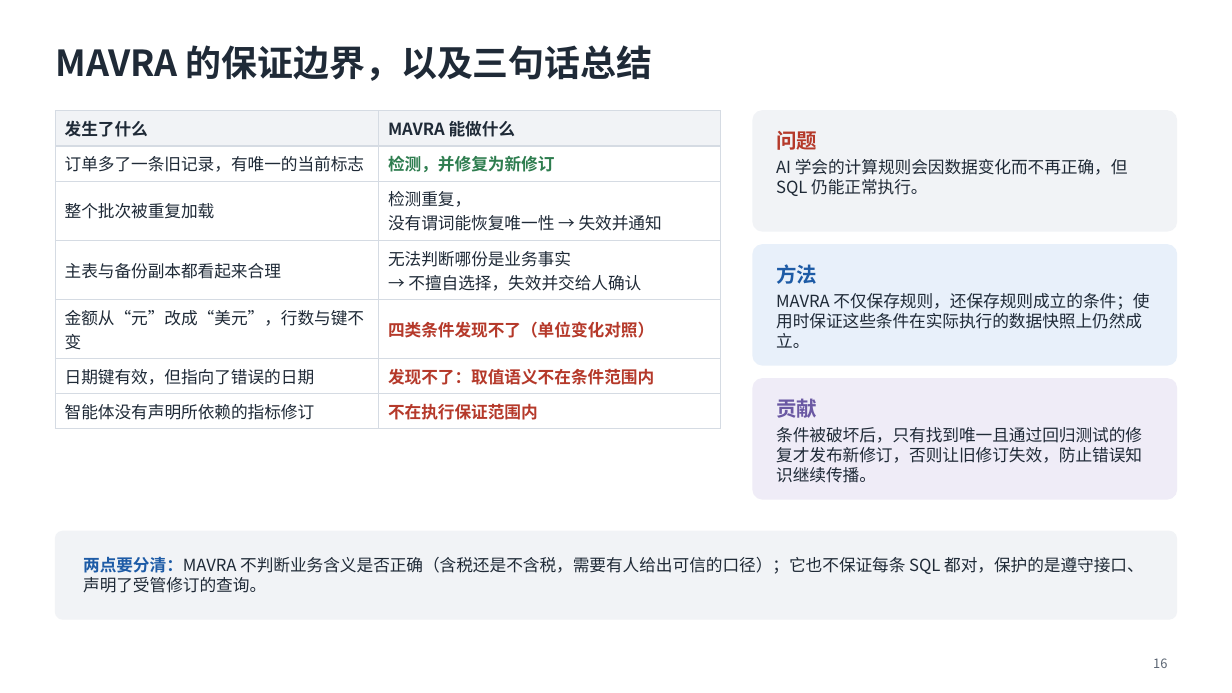
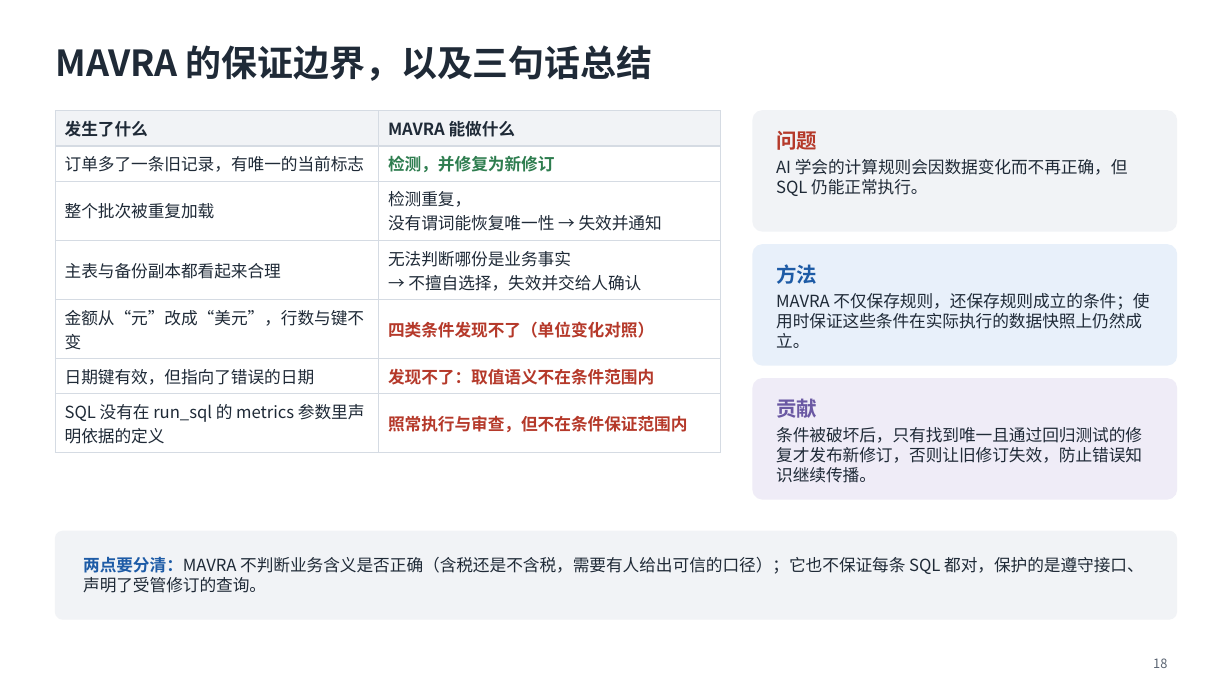
Before and after one commit to mmmttt000045/agent4db-adapter, a slide deck: slide 18 of docs/mavra-system.pptx (slide 16 before the commit). Drawn at 1232x693 pixels with LibreOffice and Linux fonts; fonts in the diff are those of the drawing. Boxes give left, top, right and bottom in pixels: in the first picture for what was removed or moved away, otherwise in the second. Text is boxed around its words. In the diff, an @@ line names an element or a change of style, - is before the commit and + after.

```diff
--- a/docs/mavra-system.pptx
+++ b/docs/mavra-system.pptx
@@ table at (55,111,721,448) @@
-row 7, column 1: 智能体没有声明所依赖的指标修订
+row 7, column 1: SQL 没有在 run_sql 的 metrics 参数里声明依据的定义
-row 7, column 2: 不在执行保证范围内
+row 7, column 2: 照常执行与审查，但不在条件保证范围内
@@ page number at (1153,658,1167,668): text changed @@
-16
+18
```
Also in this commit, not shown: 1 other slide changed, 2 slides added, 8 other files.
